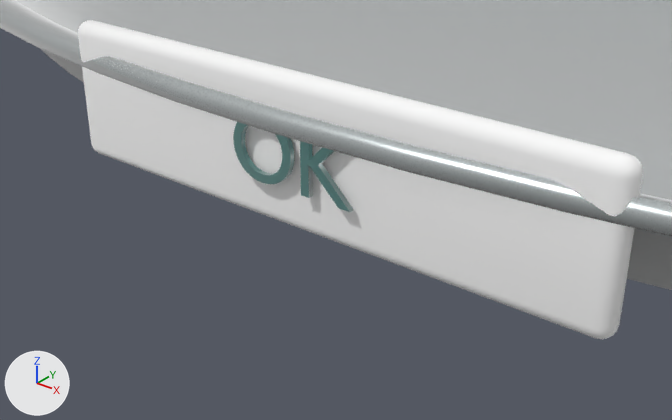
What one commit did to the glTF model frontend/public/models/tray.glb.
One viewpoint serves both versions: a 50 mm camera at (0.749, -1.949, 0.672) aimed at (0.07, -1.1, 0.146). Every picture has the same lights, and +X, +Y and +Z are marked at lower left. The older version comes first. Where no turn or scale is listed for an object, it has been applied to the vertices.

Objects in the first picture: 'Dish', 'TrayTag', 'TrayText'.
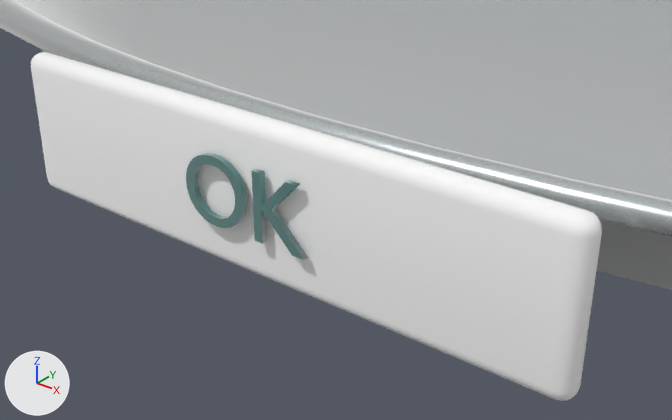
Boxes (x1, y1, x2, y2) around the edits, measured in the pictures (672 x 420 px):
'TrayTag', moved
    before: (78, 20, 643, 339)
    after: (31, 52, 602, 401)
'TrayText', moved
    before: (233, 122, 353, 212)
    after: (186, 153, 308, 260)

The edits, one by one:
Object 'TrayTag' (ob_traytag) moves from (0.0, -1.08, 0.2) to (0.0, -1.17, 0.17).
Object 'TrayText' (ob_traytext) moves from (0.0, -1.11, 0.2) to (0.0, -1.2, 0.17).
